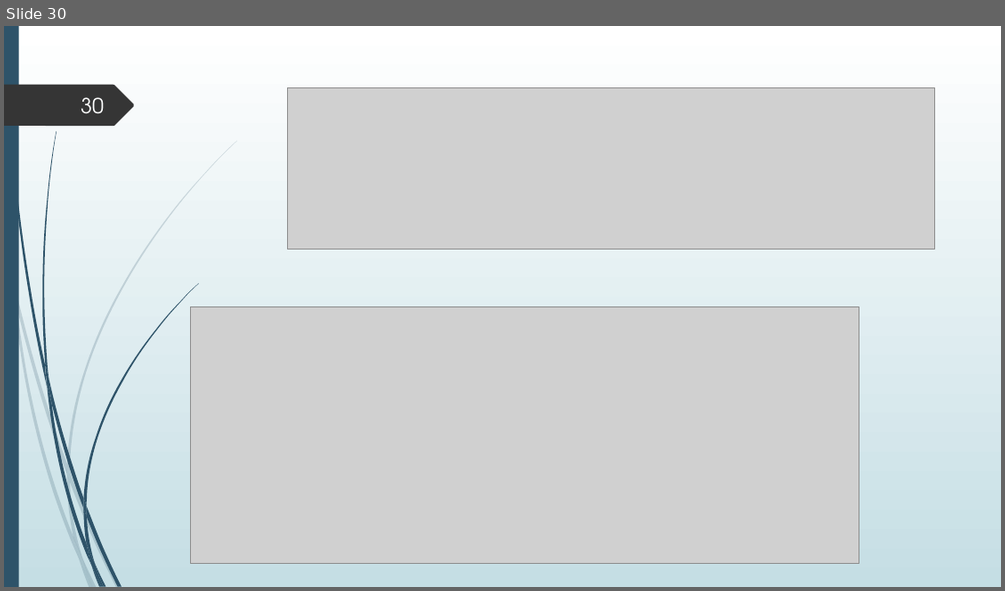
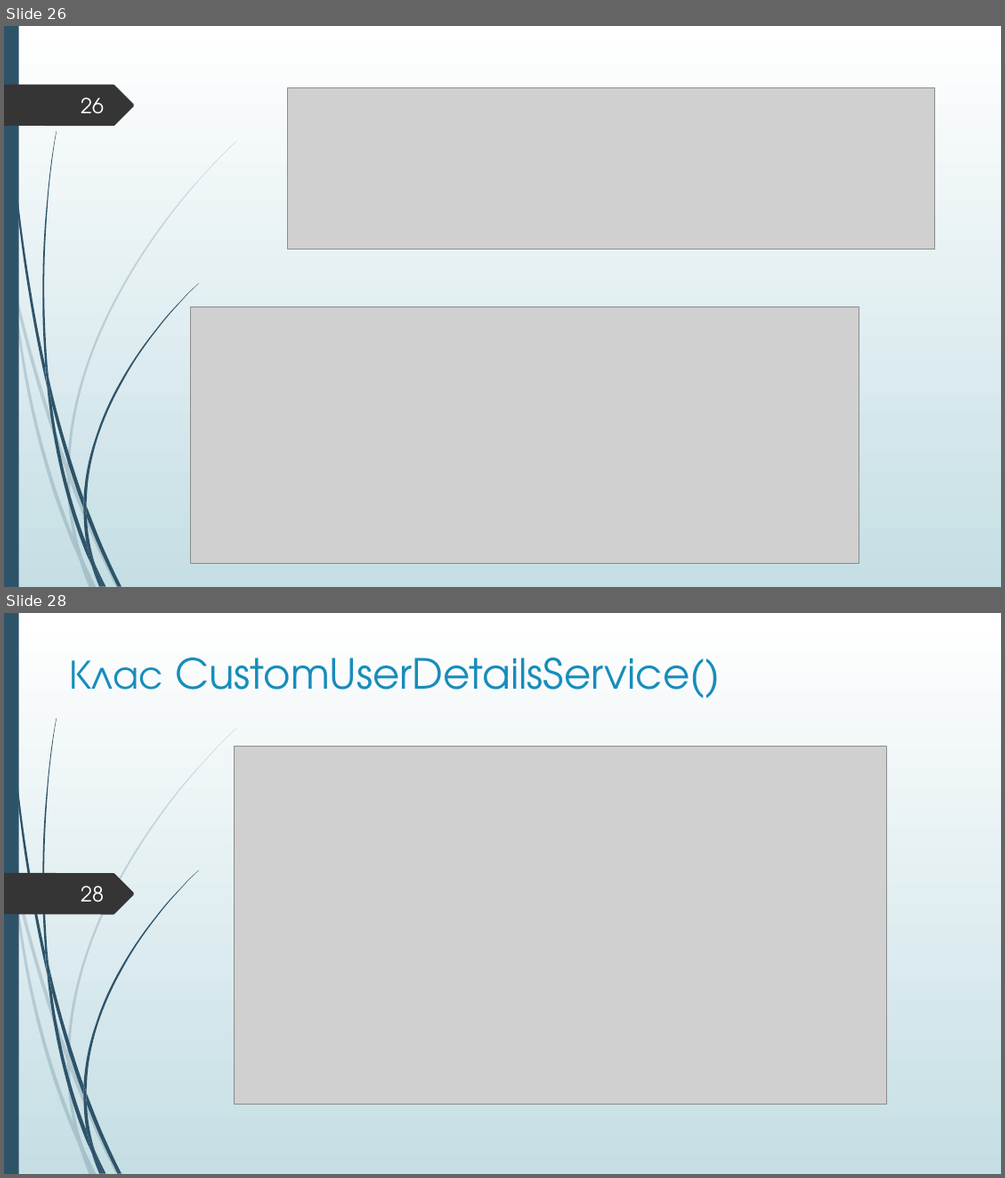
Before and after one commit to Izabel96/PlayingFieldReservations, a slide deck: Дипломна защита.pptx. Shown one above the other, each under a label of ours: slide 30 before the commit, slides 26 and 28 after it; the slides between them are not shown. The pictures are 1005x591 and 1005x1178 pixels, drawn with LibreOffice and Linux fonts; fonts in the diff are those of the drawing; grey boxes stand for pictures. Boxes give left, top, right and bottom in pixels: in the first picture for what was removed or moved away, otherwise in the second. Text is boxed around its words. In the diff, an @@ line names an element or a change of style, - is before the commit and + after.

```diff
--- a/Дипломна защита.pptx
+++ b/Дипломна защита.pptx
@@ slide 28 added at [4, 613, 1001, 1174], background gradient #FFFFFF to #C5DEE5; not listed: 23 template elements that a slide beside it also shows @@
@@ title added at [69, 657, 720, 698], 40 pt, text #178DBB @@
+Клас CustomUserDetailsService()
@@ picture added at [235, 747, 887, 1104] @@
@@ freeform shape added at [4, 873, 134, 915], fill #353535 @@
@@ page number added at [81, 885, 104, 902], 20 pt, text #FEFFFF @@
+28
@@ what was slide 30 is now slide 26 @@
@@ page number at [81, 97, 104, 114]: text changed @@
-30
+26
```
Also in this commit, not shown: 7 slides changed, 13 other slides added, 4 slides removed.
